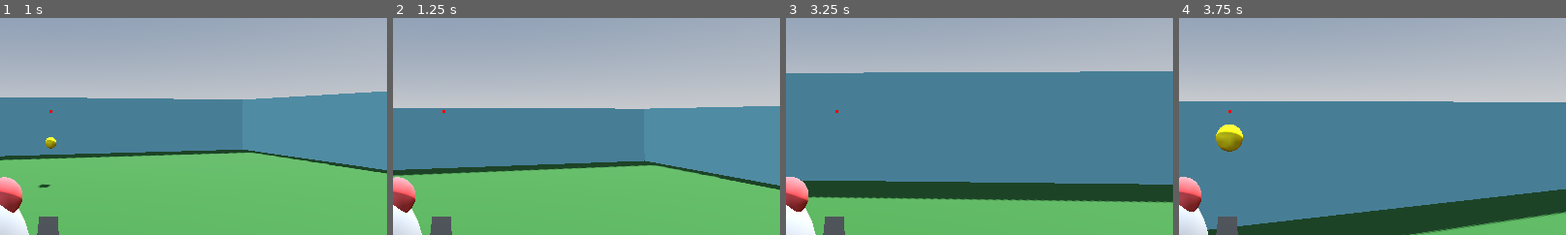
Above: before the commit, frames 1-4 (left to right).
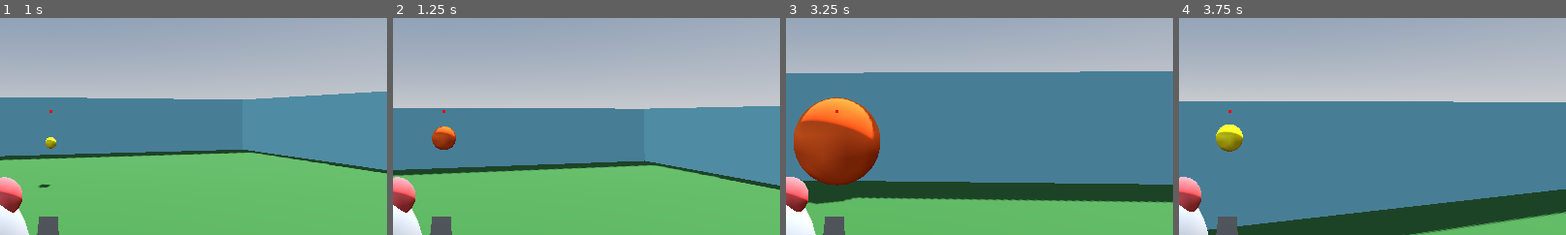
Above: after the commit, the same moments.

Repository: adrian-deguzman/over-the-shoulder-tps
Game: Godot game, scene res://scenes/world.tscn
Same seed, same stepped clock (60 frames per second), same inputs: the game is played once before the commit and once after it.
Inputs (mouse positions are % of the whole screen's width and height, from its top left):
- Up to frame 1 (1 s): tap Enter at 0.5 s; move the mouse to (55, 50) at 0.52 s; hold W (up) from 0.53 s (still down); click (55, 50) at 0.6 s; tap Space (jump) at 0.77 s
- Up to frame 2 (1.25 s): keep holding W (up)
- Up to frame 3 (3.25 s): keep holding W (up); move the mouse to (45, 50) at 1.27 s; click (45, 50) at 1.35 s; tap Space (jump) at 1.52, 3.02 s; move the mouse to (52, 48) at 2.02 s; click (52, 48) at 2.1 s; move the mouse to (49, 52) at 2.77 s; click (49, 52) at 2.85 s
- Up to frame 4 (3.75 s): keep holding W (up); move the mouse to (57, 51) at 3.52 s; click (57, 51) at 3.6 s
The pictures show only the part of the screen within x 43-93%, y 29-78%; the shares and areas given below are measured in that part.

Frame 1 is identical in both runs. In frame 2, 0.5% of the frame differs, in the area x 10-17%, y 50-61%; in frame 3, 7.4%, in the area x 2-25%, y 36-86%; in frame 4, nothing differs.

Commit message:
added: explosion

Diff:
--- /dev/null
+++ b/barrion-deguzman-tps/scenes/explosion.tscn
@@ -0,0 +1,15 @@
+[gd_scene format=3 uid="uid://cl70fijnaluey"]
+
+[ext_resource type="Script" uid="uid://cec5tr658yw8k" path="res://scripts/explosion.gd" id="1_17npe"]
+
+[sub_resource type="StandardMaterial3D" id="StandardMaterial3D_nfeox"]
+albedo_color = Color(1, 0.36862746, 0.043137256, 1)
+
+[sub_resource type="SphereMesh" id="SphereMesh_aw4cw"]
+material = SubResource("StandardMaterial3D_nfeox")
+
+[node name="Explosion" type="Node3D" unique_id=422849751]
+script = ExtResource("1_17npe")
+
+[node name="MeshInstance3D" type="MeshInstance3D" parent="." unique_id=1445452131]
+mesh = SubResource("SphereMesh_aw4cw")
--- a/barrion-deguzman-tps/scripts/bullet.gd
+++ b/barrion-deguzman-tps/scripts/bullet.gd
@@ -5,6 +5,10 @@
 var traveled_distance: float = 0.0 # Counter to track how far it has flown
 
 @onready var raycast: RayCast3D = $RayCast3D
+
+# Preload the explosion scene.
+# Make sure this path exactly matches where you saved Explosion.tscn!
+var explosion_scene = preload("res://scenes/explosion.tscn")
 
 func _physics_process(delta: float) -> void:
 	# Calculate how far the bullet will move this exact frame
@@ -16,7 +20,9 @@
 
 	if raycast.is_colliding():
 		# It hit something!
-		# We will add the explosion here later. For now, destroy the bullet.
+		spawn_explosion(raycast.get_collision_point())
+
+		# Destroy the bullet.
 		queue_free()
 	else:
 		# If no collision, move the bullet forward
@@ -28,3 +34,13 @@
 		# Clean up memory if the bullet has flown past the set maximum distance
 		if traveled_distance >= max_distance:
 			queue_free()
+
+# Helper function to spawn the explosion
+func spawn_explosion(impact_point: Vector3):
+	var explosion = explosion_scene.instantiate()
+
+	# Add it to the main world tree, not the bullet (since the bullet is about to be deleted!)
+	get_tree().root.add_child(explosion)
+
+	# Move the explosion to the exact 3D coordinate where the raycast hit
+	explosion.global_position = impact_point
--- /dev/null
+++ b/barrion-deguzman-tps/scripts/explosion.gd
@@ -0,0 +1,14 @@
+extends Node3D
+
+# @export makes these variables visible in the Godot Inspector panel!
+@export var expansion_speed: float = 60.0
+@export var lifetime: float = 0.05 # Increasing this will make the final explosion bigger!
+
+func _ready() -> void:
+	# Wait for the custom lifetime, then delete itself
+	await get_tree().create_timer(lifetime).timeout
+	queue_free()
+
+func _process(delta: float) -> void:
+	# Make the explosion rapidly expand based on the custom speed
+	scale += Vector3.ONE * expansion_speed * delta
Not shown, added: barrion-deguzman-tps/scripts/explosion.gd.uid
Not shown, added: barrion-deguzman-tps/scenes/explosion.tscn1851930242.tmp
Not shown, added: barrion-deguzman-tps/scenes/explosion.tscn1921902267.tmp
Not shown, added: barrion-deguzman-tps/scenes/explosion.tscn2423665674.tmp
Not shown, added: barrion-deguzman-tps/scenes/explosion.tscn2480931227.tmp
Not shown, added: barrion-deguzman-tps/scenes/explosion.tscn2499715496.tmp
Not shown, added: barrion-deguzman-tps/scenes/explosion.tscn2505874191.tmp
Not shown, added: barrion-deguzman-tps/scenes/explosion.tscn2512535337.tmp
